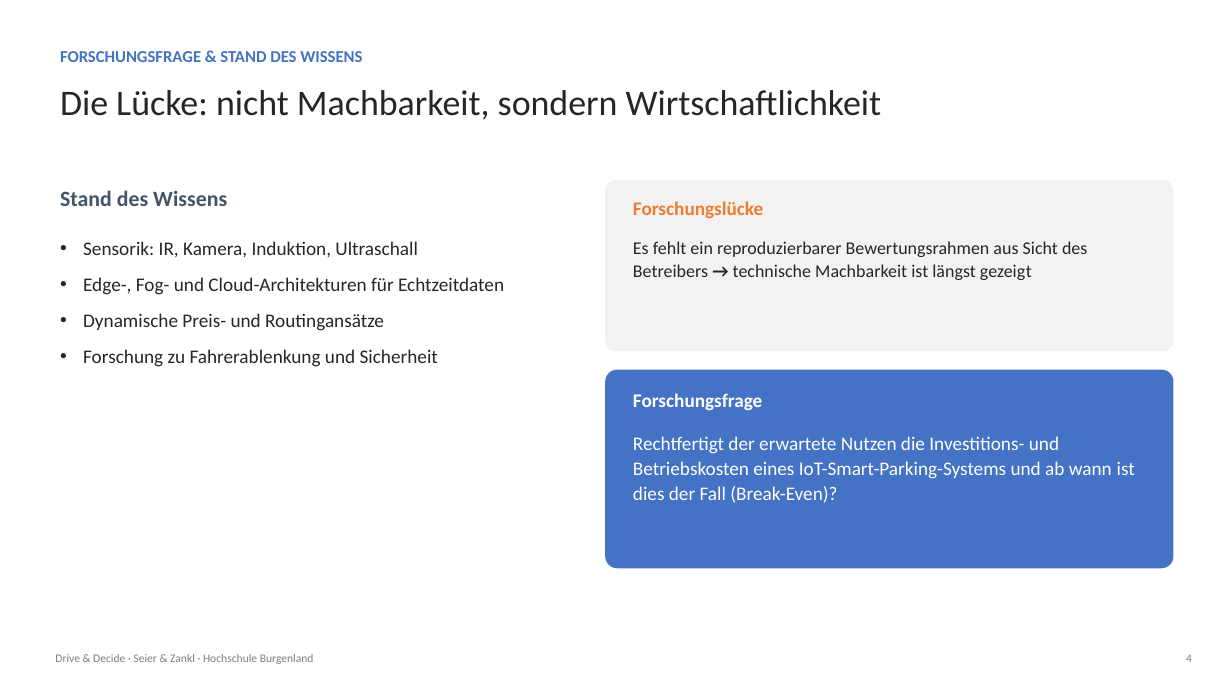
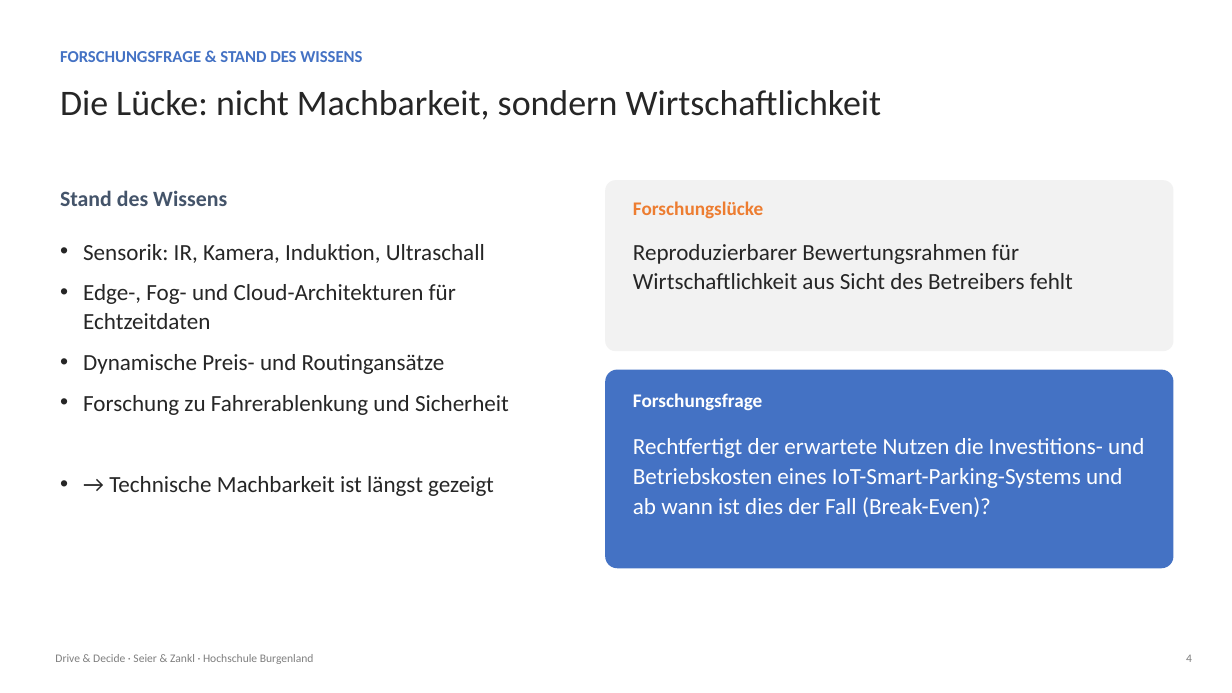
Before and after one commit to hochschule-jz/gruppe-n-inenp, a slide deck: slide 4 of presentation/Präsentation.pptx. Drawn at 1232x693 pixels with LibreOffice and Linux fonts; fonts in the diff are those of the drawing. Boxes give left, top, right and bottom in pixels: in the first picture for what was removed or moved away, otherwise in the second. Text is boxed around its words. In the diff, an @@ line names an element or a change of style, - is before the commit and + after.

```diff
--- a/presentation/Präsentation.pptx
+++ b/presentation/Präsentation.pptx
@@ text at <box>83,244,509,415</box>: size 15 to 18 pt in "Sensorik: IR, Kamera, Induktion, Ultraschall", "Edge-, Fog- und Cloud-Architekturen für Echtzeitdaten", "Dynamische Preis- und Routingansätze", "Forschung zu Fahrerablenkung und Sicherheit" @@
@@ text at <box>633,244,1073,289</box>: text changed; size 14 to 18 pt @@
-Es fehlt ein reproduzierbarer Bewertungsrahmen aus Sicht des Betreibers → technische Machbarkeit ist längst gezeigt
+Reproduzierbarer Bewertungsrahmen für Wirtschaftlichkeit aus Sicht des Betreibers fehlt
@@ text "Rechtfertigt der erwartete Nutzen die ..." at <box>633,438,1144,517</box>: size 15 to 18 pt @@
@@ text at <box>109,476,494,496</box>: paragraph added @@
+• → Technische Machbarkeit ist längst gezeigt
```
Also in this commit, not shown: 10 other slides changed.
